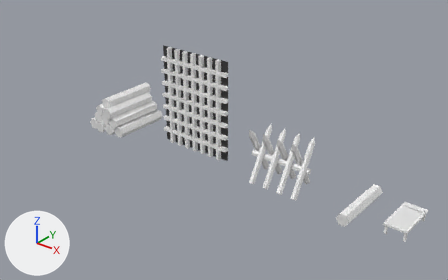
What one commit did to the FBX model Steam Empire/Assets/Models/mod_environment/mod_details_special.fbx.
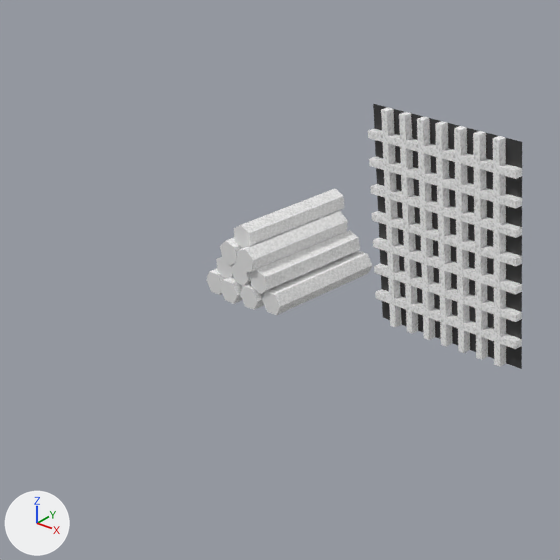
There are two pictures of each version: one whole from a 50 mm camera at (3.4, -20.8, 13.96) aimed at (-13.92, 0.85, 0.54), one close up on the part from 0% to 55% of the width and 0% to 87% of the height. Every picture has the same lights, and +X, +Y and +Z are marked at lower left. Where no turn or scale is listed for an object, it has been applied to the vertices.

Objects in the first close-up: 'gate', 'log_pile_thick'.
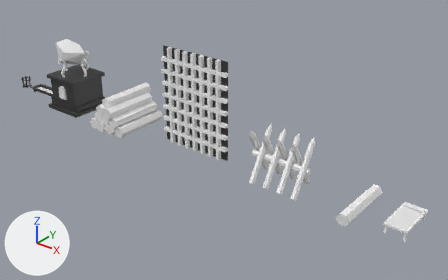
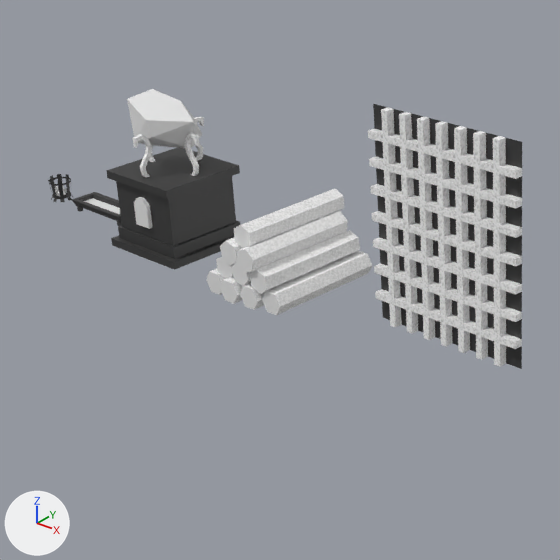
Commit message: More details

The change, as a list of edits to the scene's bpy script:
```text
Add mat_material:
    mat_material = principled_material('Material')
    mat_material.base_color = (0.8, 0.8, 0.8)  # white #e7e7e7
Add me_cylinder_007:
    me_cylinder_007.from_pydata(...)  # 190 vertices, 110 faces; spans x -0.3..0.3, y -0.3..0.3, z 0.0..0.6
    # faces by material slot: [21, 89]
    me_cylinder_007.materials.append(mat_wood)  # picture img_tex_fabric_white_png
    me_cylinder_007.materials.append(mat_darkness)  # black #363636
Add me_cylinder_001:
    me_cylinder_001.from_pydata(...)  # 50 vertices, 35 faces; spans x -1.0..1.0, y -0.37..0.38, z 0.0..0.32
    # faces by material slot: [1, 34]
    me_cylinder_001.materials.append(mat_wood_light)  # white #e7e7e7
    me_cylinder_001.materials.append(mat_darkness)  # black #363636
Add me_cube_001:
    me_cube_001.from_pydata(...)  # 219 vertices, 215 faces; spans x -1.21..1.21, y -1.21..1.21, z 0.0..3.95
    # faces by material slot: [152, 26, 30, 7]
    me_cube_001.materials.append(mat_wood)  # picture img_tex_fabric_white_png
    me_cube_001.materials.append(mat_wood_light)  # white #e7e7e7
    me_cube_001.materials.append(mat_darkness)  # black #363636
    me_cube_001.materials.append(mat_material)  # white #e7e7e7
Add ob_brazier:
    ob_brazier = bpy.data.objects.new('brazier', me_cylinder_007)
    ob_brazier.location = (-29.0, 0.0, 0.0)
Add ob_animal_foodcontainer:
    ob_animal_foodcontainer = bpy.data.objects.new('animal_foodContainer', me_cylinder_001)
    ob_animal_foodcontainer.location = (-27.0, 0.0, 0.0)
Add ob_stone_statue:
    ob_stone_statue = bpy.data.objects.new('stone_statue', me_cube_001)
    ob_stone_statue.location = (-24.0, 0.0, 0.0)
```

What differs and where, as boxes [x1, y1, x2, y2] in the close-ups (560 x 560 px):
'stone_statue', added: after [106, 89, 240, 270]
    faces in mat_darkness (black #363636): [106, 148, 240, 270]
    faces in mat_wood_light (white #e7e7e7): [127, 89, 202, 148]
    faces in mat_wood (picture img_tex_fabric_white_png): [132, 117, 204, 178]
    faces in mat_material (white #e7e7e7): [134, 197, 152, 229]
'animal_foodContainer', added: after [72, 192, 122, 226]
    faces in mat_darkness (black #363636): [72, 192, 122, 226]
    faces in mat_wood_light (white #e7e7e7): [84, 198, 120, 214]
'brazier', added: after [48, 174, 74, 202]
    faces in mat_darkness (black #363636): [48, 174, 74, 202]
